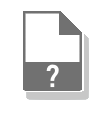
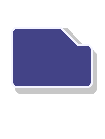
Two versions of the same layered image (w=105, h=139). Layer-by-layer changes:
hid group "NormalFile" (17 layers) over [11, 11, 97, 100]
hid group "Inner" (9 layers) over [11, 11, 97, 100]
hid "Paint Layer 15" over [11, 11, 97, 100]
hid "Normal Shadow" over [11, 11, 97, 100]
showed group "Folder" (1st of 3) (11 layers) over [11, 11, 97, 100]
painted on "Light" (2nd of 2, in "Folder" › "Folder") over [11, 11, 97, 100]
painted on "Grey" (2nd of 2, in "Folder" › "Folder") over [11, 11, 97, 100]
painted on "Blue" (2nd of 2, in "Folder" › "Folder") over [11, 11, 97, 100]
painted on "Paint Layer 4" (2nd of 2, in "Folder" › "Folder") over [11, 11, 97, 100]
painted on "Paint Layer 9" over [11, 11, 97, 100]
painted on "BorderFolder" over [11, 11, 97, 100]
painted on "Paint Layer 11" over [11, 11, 97, 100]
painted on "Copy of BorderFolder" over [11, 11, 97, 100]
